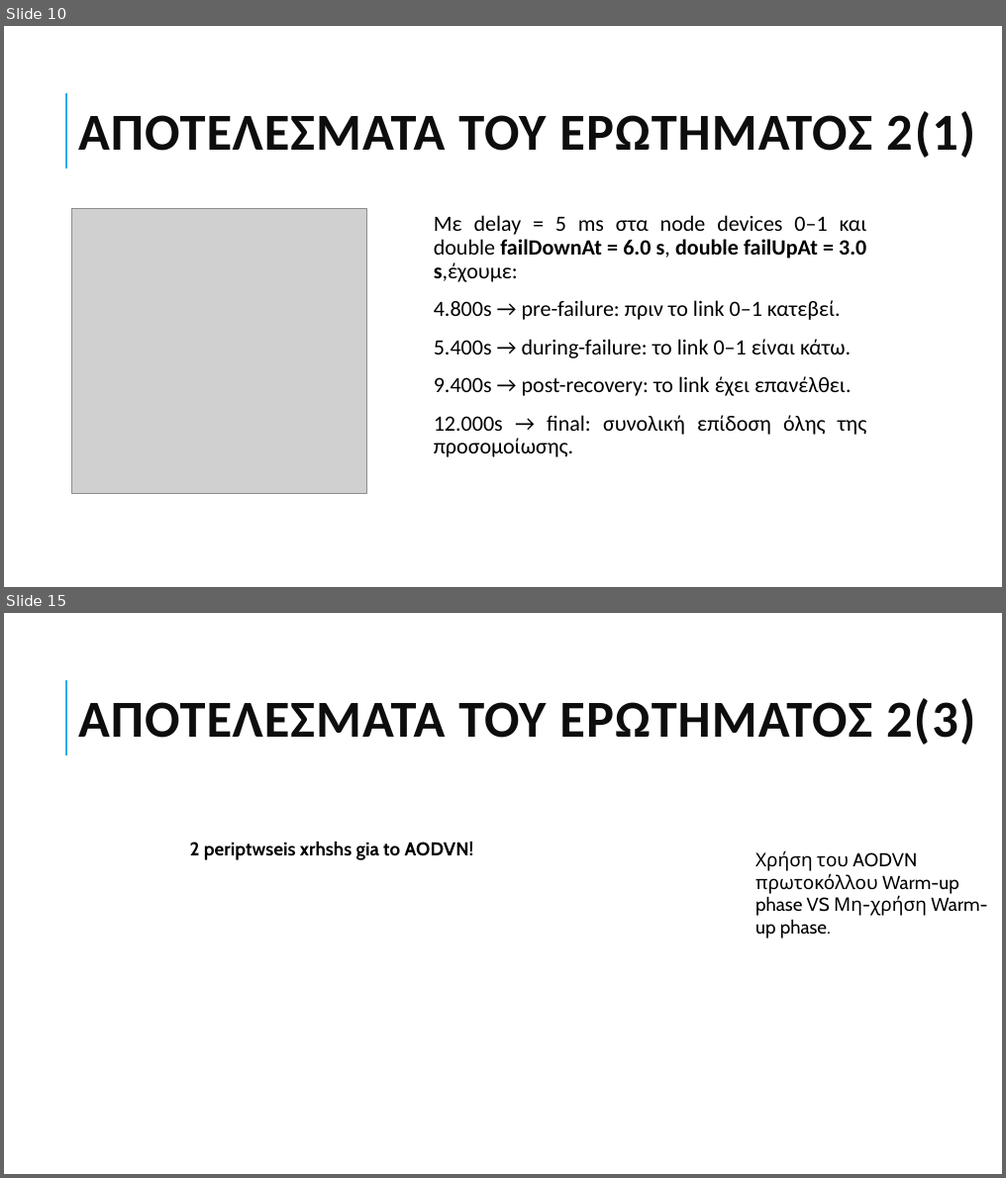
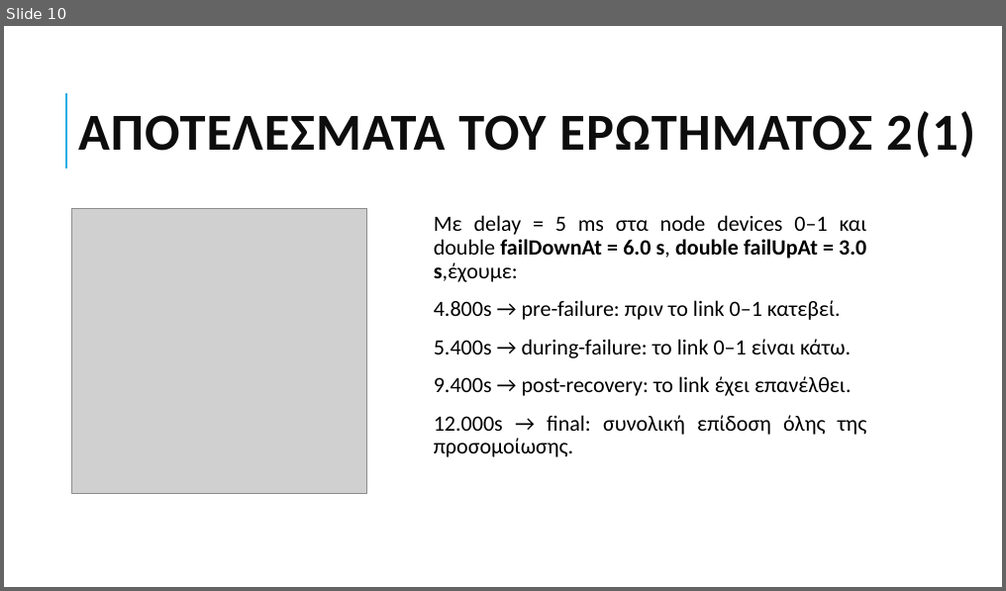
Before and after one commit to grgmyl/Ns3Project, a slide deck: Presentations/Ns-3_presentation_F.pptx. Shown one above the other, each under a label of ours: slides 10 and 15 before the commit, slide 10 after it; the slides between them are not shown. The pictures are 1006x1178 and 1006x591 pixels, drawn with LibreOffice and Linux fonts; fonts in the diff are those of the drawing; grey boxes stand for pictures. Boxes give left, top, right and bottom in pixels: in the first picture for what was removed or moved away, otherwise in the second. Text is boxed around its words. In the diff, an @@ line names an element or a change of style, - is before the commit and + after.

```diff
--- a/Presentations/Ns-3_presentation_F.pptx
+++ b/Presentations/Ns-3_presentation_F.pptx
@@ slide 15 removed at bbox=[4, 613, 1002, 1174], background #FFFFFF; not listed: 1 template element that a slide beside it also shows @@
@@ title removed at bbox=[78, 698, 975, 745] @@
-ΑΠΟΤΕΛΕΣΜΑΤΑ ΤΟΥ ΕΡΩΤΗΜΑΤΟΣ 2(3)
@@ text removed at bbox=[190, 841, 474, 861] @@
-2 periptwseis xrhshs gia to AODVN!
@@ text removed at bbox=[755, 851, 987, 939] @@
-Χρήση του AODVN πρωτοκόλλου Warm-up phase VS Μη-χρήση Warm-up phase.
```
Also in this commit, not shown: 4 slides changed, 4 slides added, 2 other slides removed.
